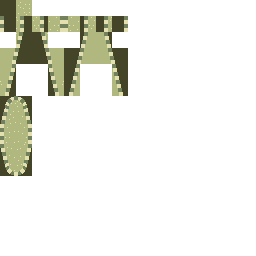
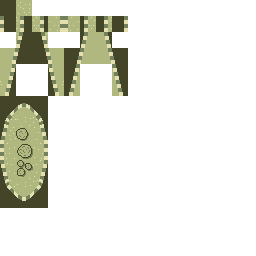
Revision of a layered (256, 256) image; what changed, layer by layer:
painted on "Layer 22" over 0, 96, 48, 208
